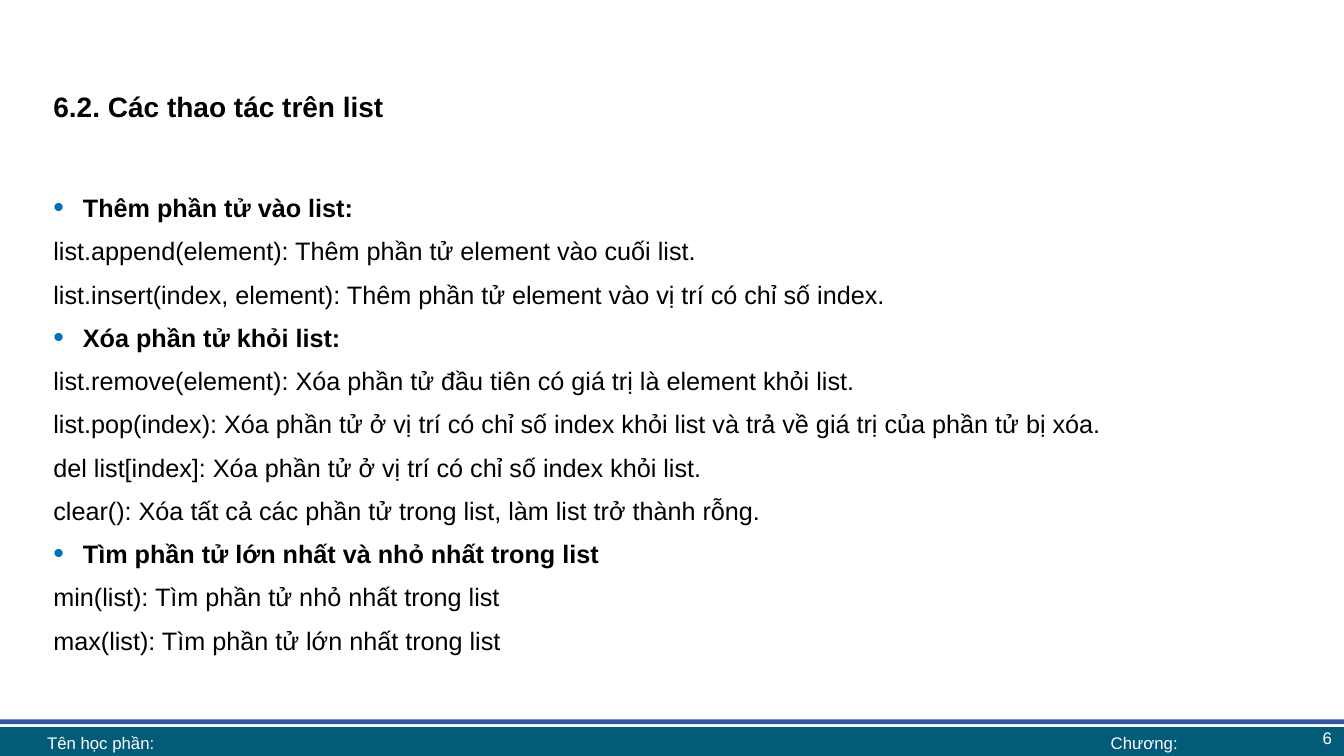
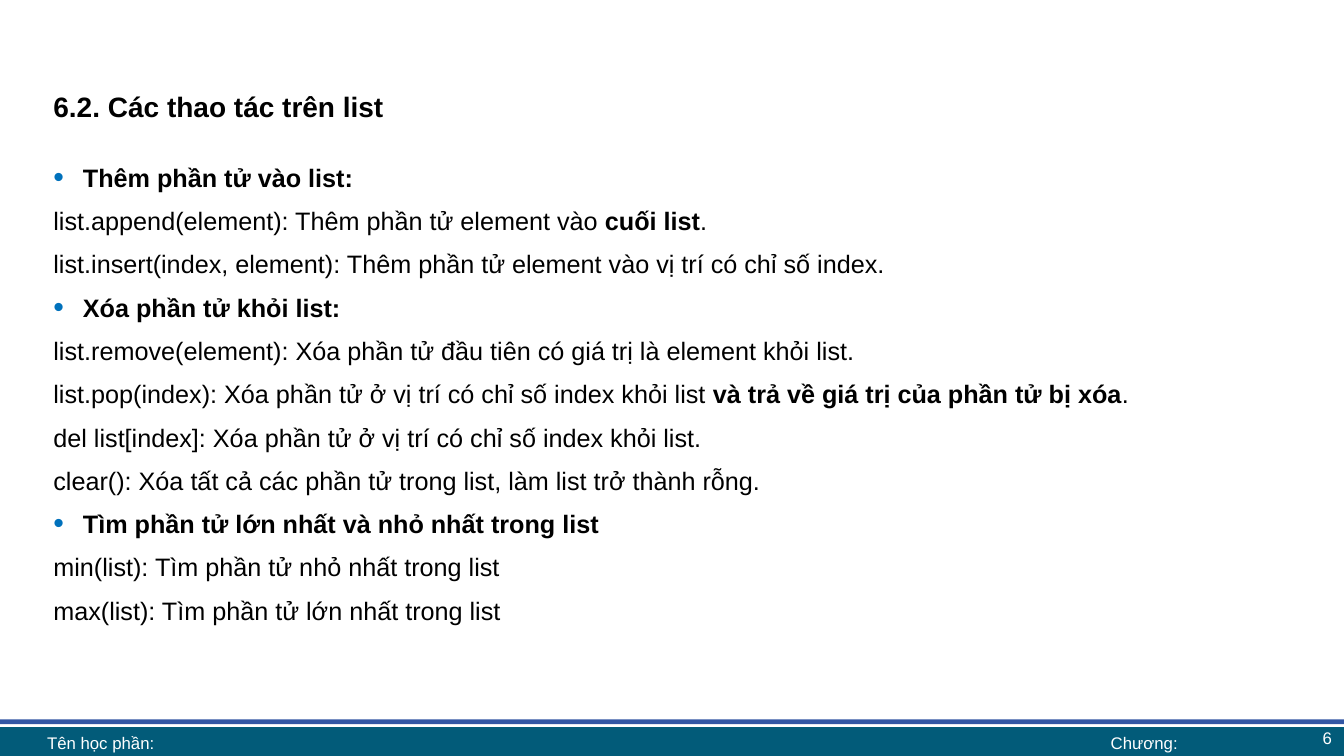
Before and after one commit to lhaaaaa/17A2-Ca-sang, a slide deck: slide 6 of Lab 6/Lab 6 bài giảng.pptx. Drawn at 1344x756 pixels with LibreOffice and Linux fonts; fonts in the diff are those of the drawing; background and template pictures are left out. Boxes give left, top, right and bottom in pixels: in the first picture for what was removed or moved away, otherwise in the second. Text is boxed around its words. In the diff, an @@ line names an element or a change of style, - is before the commit and + after.

```diff
--- a/Lab 6/Lab 6 bài giảng.pptx
+++ b/Lab 6/Lab 6 bài giảng.pptx
@@ text "Thêm phần tử vào list:": place and size @@
-text "Thêm phần tử vào list:" at box(53, 197, 1101, 655)
+text "Thêm phần tử vào list:" at box(53, 167, 1129, 625)
@@ text at box(53, 210, 1129, 409): bold on in "cuối list.", "và trả về giá trị của phần ..." @@
```
Also in this commit, not shown: 7 other slides changed, 2 other files.
